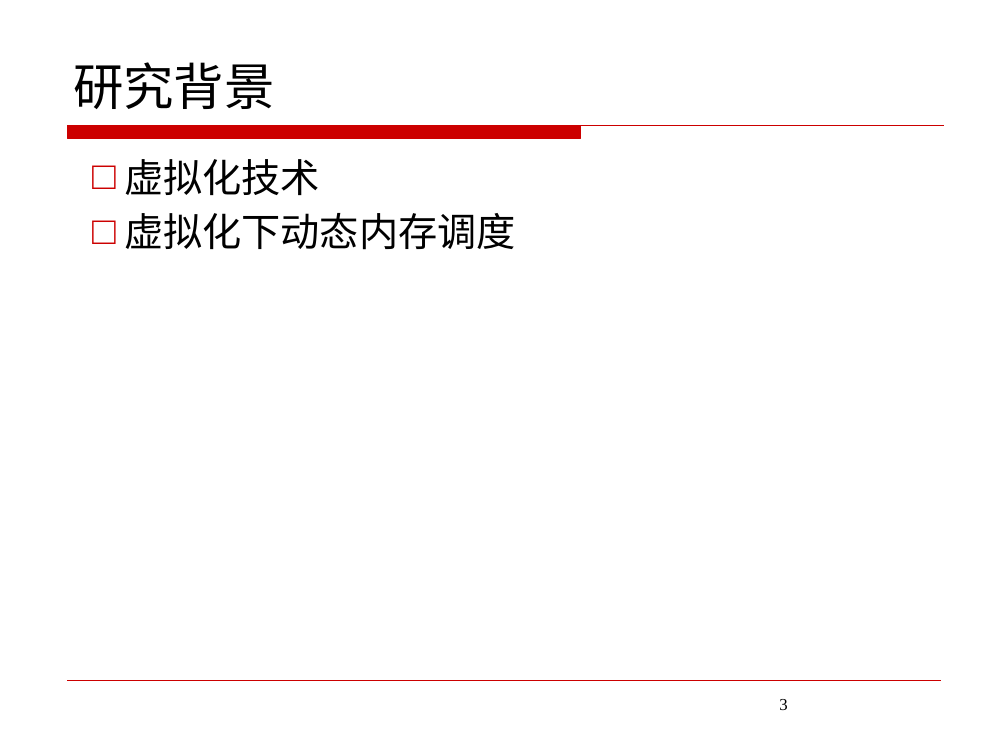
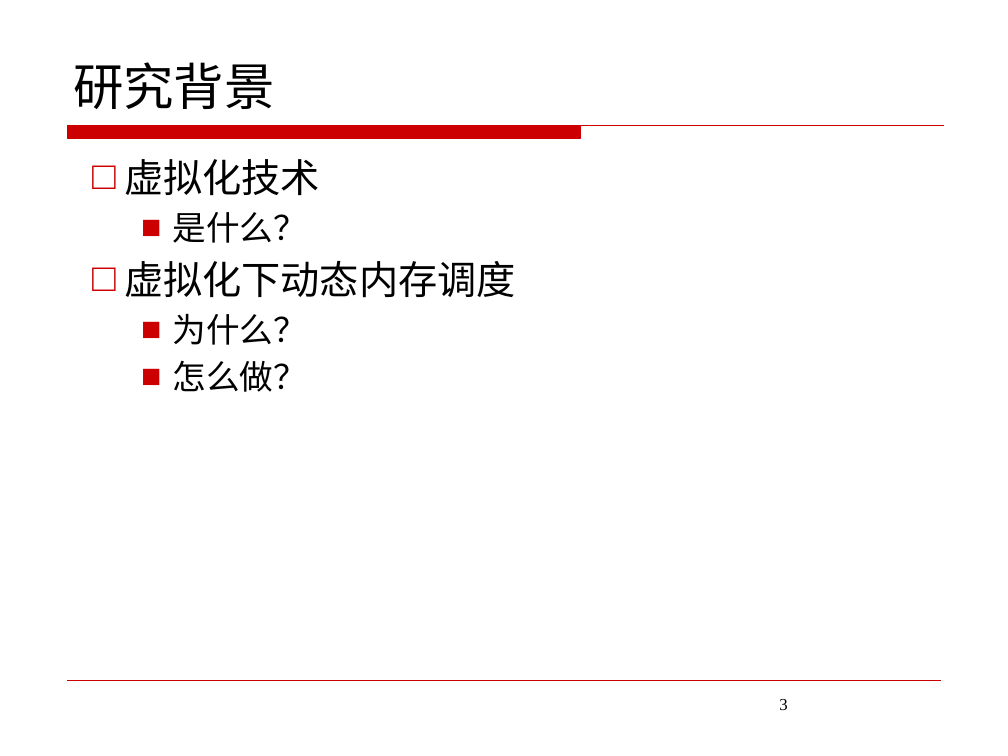
Before and after one commit to JoeHF/aet_data, a slide deck: slide 3 of 答辩/答辩ppt.pptx. Drawn at 1008x756 pixels with LibreOffice and Linux fonts; fonts in the diff are those of the drawing; background and template pictures are left out. Boxes give left, top, right and bottom in pixels: in the first picture for what was removed or moved away, otherwise in the second. Text is boxed around its words. In the diff, an @@ line names an element or a change of style, - is before the commit and + after.

```diff
--- a/答辩/答辩ppt.pptx
+++ b/答辩/答辩ppt.pptx
@@ text at (172,212,306,243): paragraph added @@
+  ■ 是什么？
@@ text at (172,314,306,392): paragraphs added @@
+  ■ 为什么？
+  ■ 怎么做？
```
Also in this commit, not shown: 8 other slides changed, 23 slides added, 19 slides removed, 11 other files.
